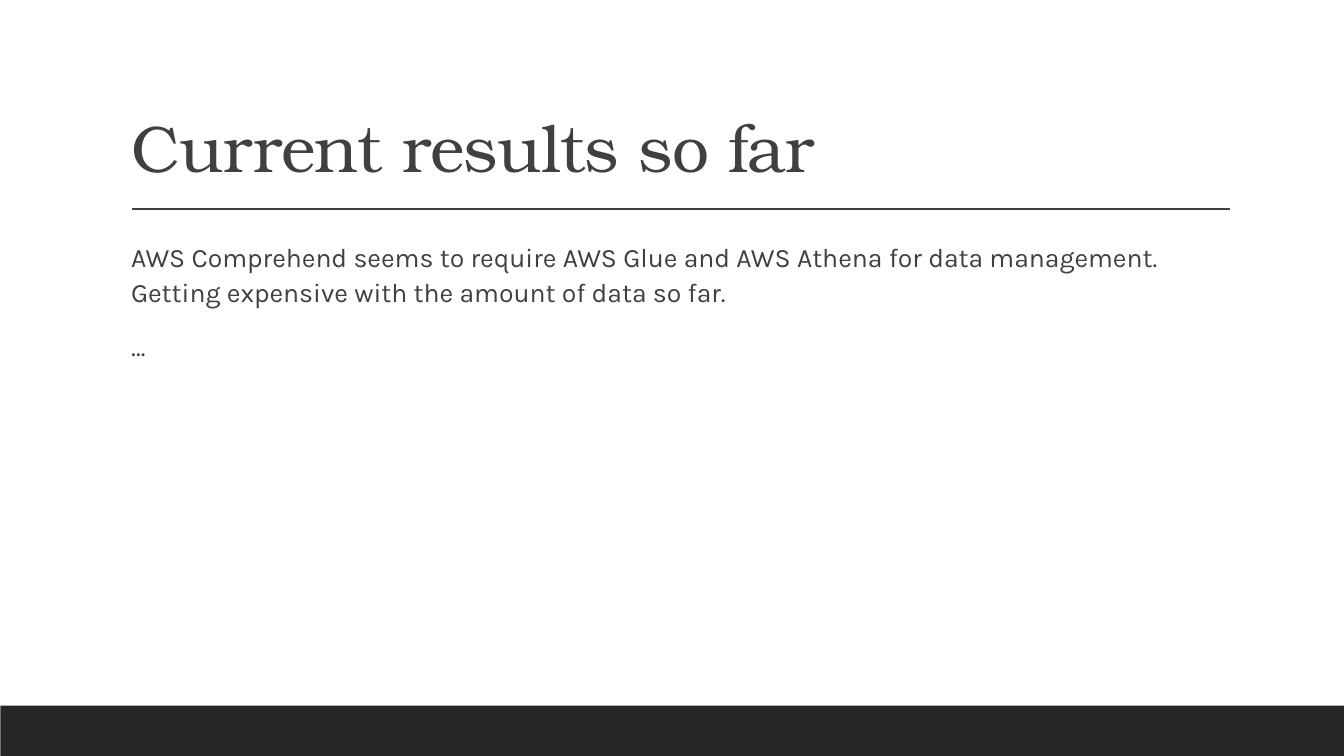
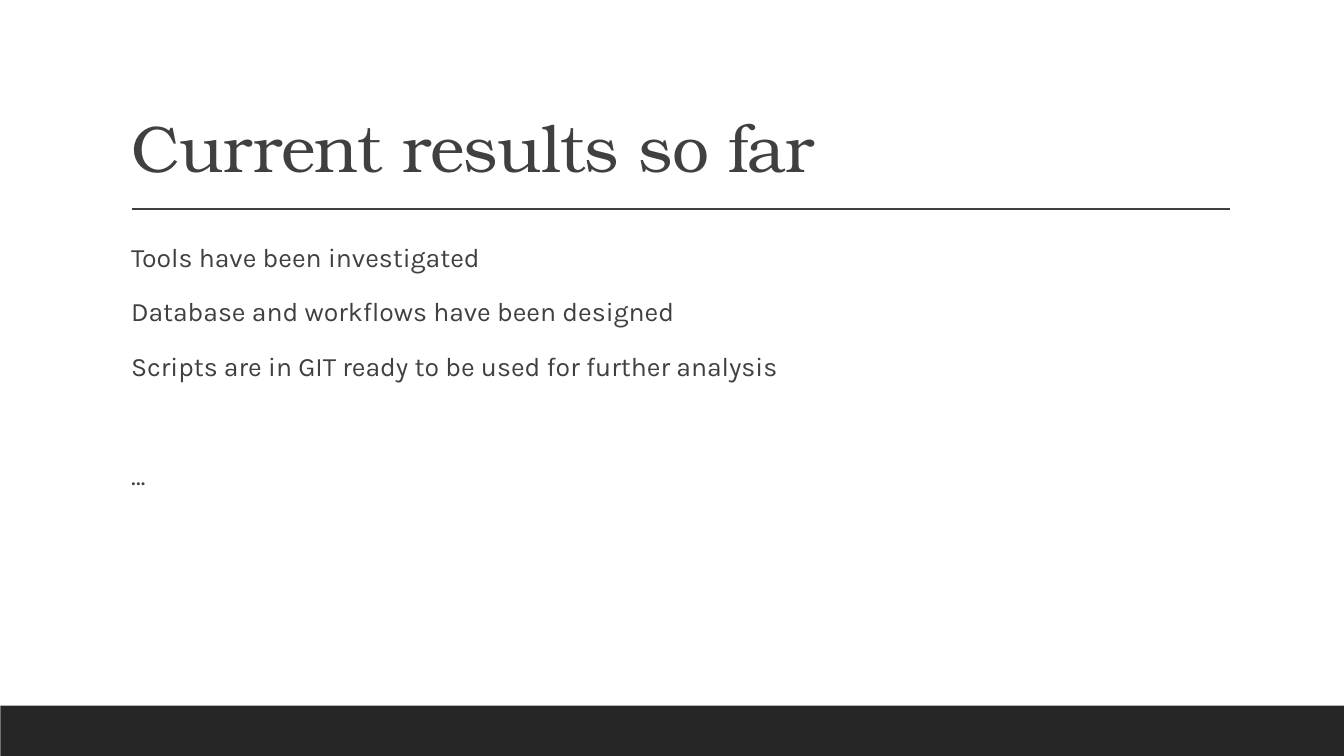
Before and after one commit to MipedD/521158S-NLP-project, a slide deck: slide 6 of NLP Project Seminar Presentation.pptx. Drawn at 1344x756 pixels with LibreOffice and Linux fonts; fonts in the diff are those of the drawing. Boxes give left, top, right and bottom in pixels: in the first picture for what was removed or moved away, otherwise in the second. Text is boxed around its words. In the diff, an @@ line names an element or a change of style, - is before the commit and + after.

```diff
--- a/NLP Project Seminar Presentation.pptx
+++ b/NLP Project Seminar Presentation.pptx
@@ text at [131,248,777,383]: text changed @@
-  AWS Comprehend seems to require AWS Glue and AWS Athena for data management. Getting expensive with the amount of data so far.
+  Tools have been investigated
+  Database and workflows have been designed
+  Scripts are in GIT ready to be used for further analysis
```
Also in this commit, not shown: 5 other slides changed, 2 slides removed.
